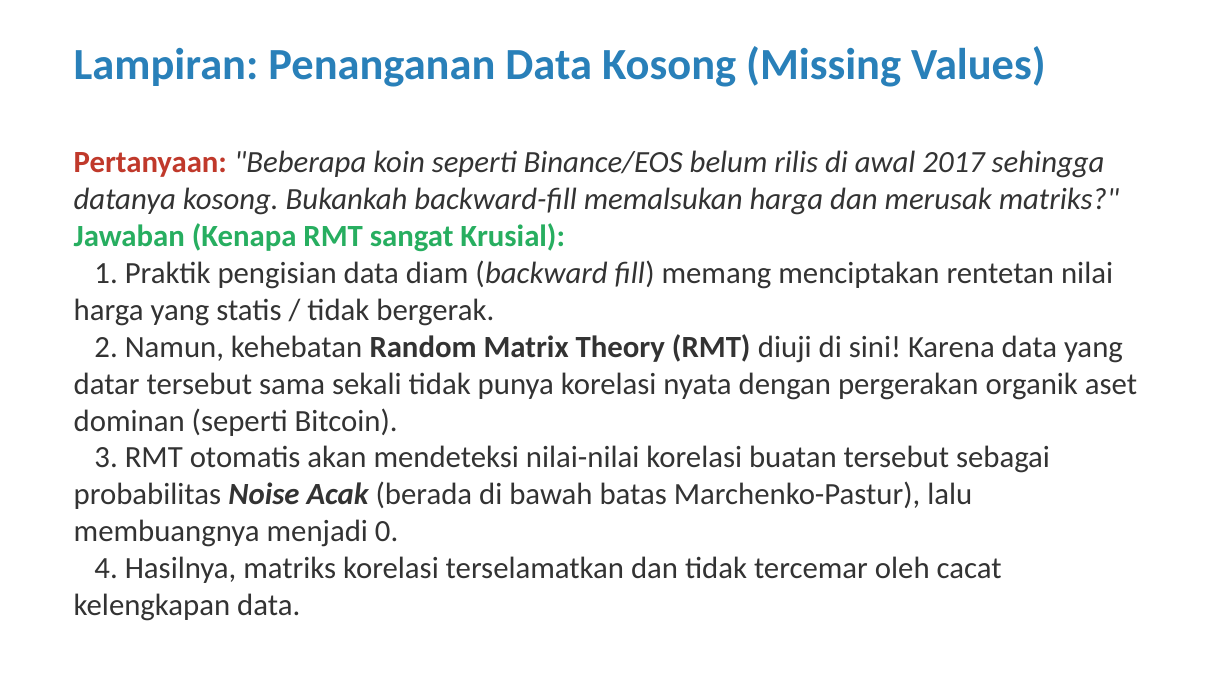
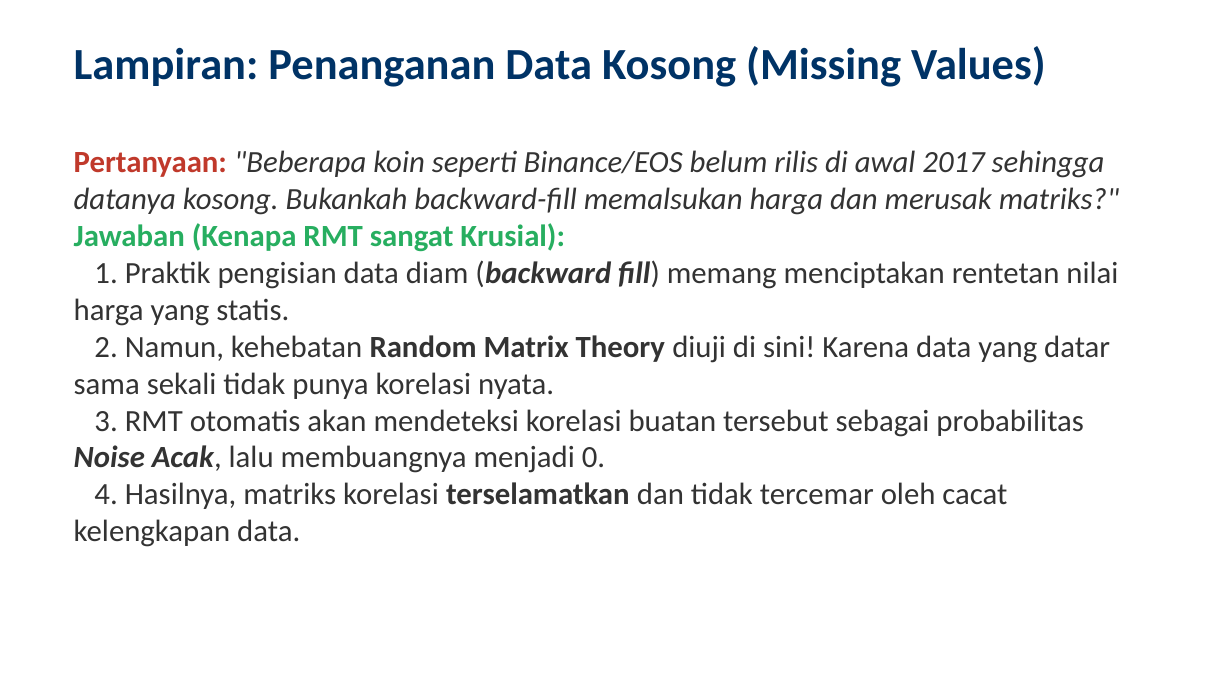
Before and after one commit to ragilrojo/RepoThesis, a slide deck: slide 29 of Presentasi_Proposal_Update.pptx (slide 23 before the commit). Drawn at 1232x693 pixels with LibreOffice and Linux fonts; fonts in the diff are those of the drawing. Boxes give left, top, right and bottom in pixels: in the first picture for what was removed or moved away, otherwise in the second. Text is boxed around its words. In the diff, an @@ line names an element or a change of style, - is before the commit and + after.

```diff
--- a/Presentasi_Proposal_Update.pptx
+++ b/Presentasi_Proposal_Update.pptx
@@ text "Lampiran: Penanganan Data Kosong (Missing ..." at <box>74,46,1046,87</box>: text colour #2980B9 to #003366 @@
@@ text at <box>74,260,1118,473</box>: text changed @@
-1. Praktik pengisian data diam (backward fill) memang menciptakan rentetan nilai harga yang statis / tidak bergerak.
-2. Namun, kehebatan Random Matrix Theory (RMT) diuji di sini! Karena data yang datar tersebut sama sekali tidak punya korelasi nyata dengan pergerakan organik aset dominan (seperti Bitcoin).
-3. RMT otomatis akan mendeteksi nilai-nilai korelasi buatan tersebut sebagai probabilitas Noise Acak (berada di bawah batas Marchenko-Pastur), lalu membuangnya menjadi 0.
+1. Praktik pengisian data diam (backward fill) memang menciptakan rentetan nilai harga yang statis.
+2. Namun, kehebatan Random Matrix Theory diuji di sini! Karena data yang datar sama sekali tidak punya korelasi nyata.
+3. RMT otomatis akan mendeteksi korelasi buatan tersebut sebagai probabilitas Noise Acak, lalu membuangnya menjadi 0.
@@ text at <box>74,482,1007,547</box>: bold on in "terselamatkan" @@
```
Also in this commit, not shown: 23 other slides changed, 9 slides added, 1 other file.
